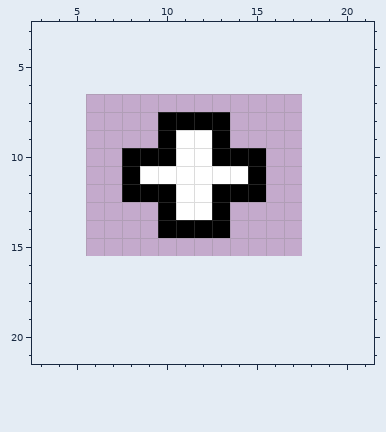
Pixel-art file, stored at Assets/Home_bred/UI/Audio/Plus.aseprite. Above, as it was before the edit.
12x9 pixels, 1 frame. Shown: x 3..21, y 3..21. The old version is drawn lined up with the new one, on the new canvas.
New version:
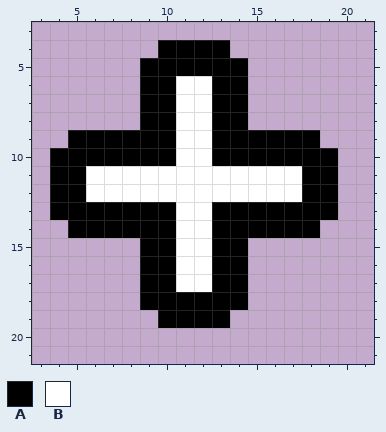
Palette (. is transparent): A #000000  B #ffffff
Change:
canvas 12x9 -> 24x24, the old top-left corner now at 6,7
The edit adds colour A in row 4 at x 10 to 13; in row 5 at x 9 to 14; in rows 6 to 7 at x 9 to 10 and 13 to 14; in row 8 at x 9 and 14; in row 9 at x 5 to 9 and 14 to 18; in row 10 at x 4 to 7 and 16 to 19.
The edit adds colour A in rows 11 to 12 at x 4 to 5 and 18 to 19; in row 13 at x 4 to 9 and 14 to 19; in row 14 at x 5 to 9 and 14 to 18; in rows 15 to 17 at x 9 to 10 and 13 to 14; in row 18 at x 9 to 14; in row 19 at x 10 to 13.
The edit adds colour B in rows 6 to 7 at x 11 to 12; in rows 11 to 12 at x 6 to 7 and 16 to 17; in rows 15 to 17 at x 11 to 12.
Colour A gives way to colour B in row 8 at x 11 to 12; in row 11 at x 8 and 15; in row 12 at x 8 to 10 and 13 to 15; in row 14 at x 11 to 12.
